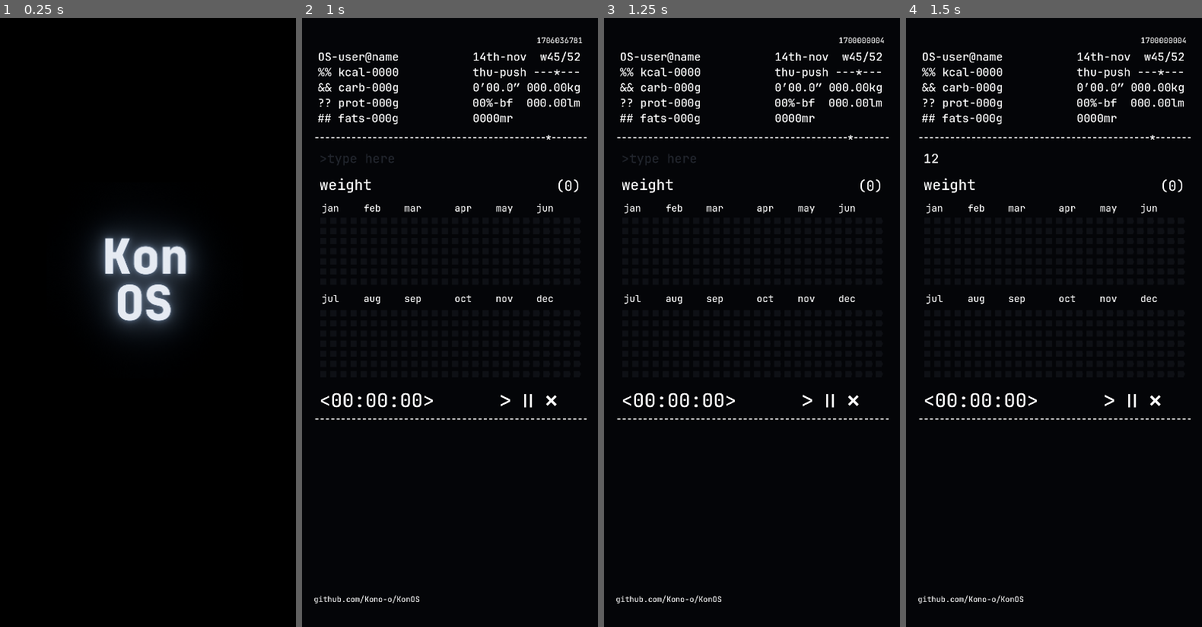
Above: before the commit, frames 1-4 (left to right).
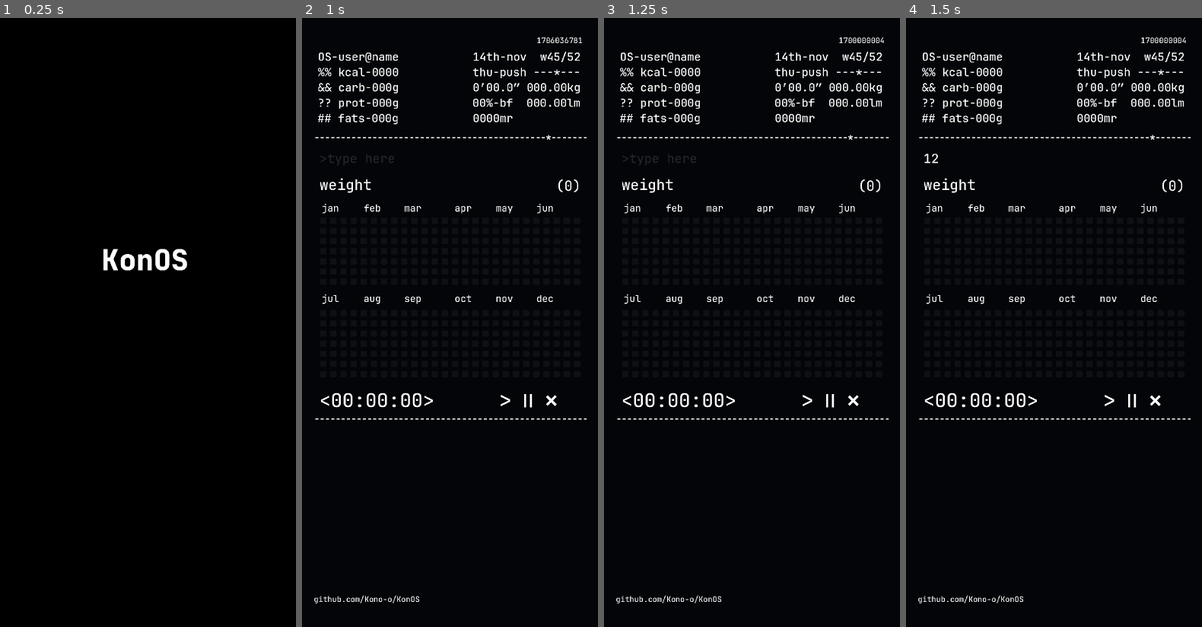
Above: after the commit, the same moments.

Repository: Kono-o/KonOS
Game: Godot game, scene res://src/scenes/boot.tscn
The game is run twice, just before and just after one commit, with the same random seed, the same clock (stepped at 60 frames per second) and the same inputs.
Inputs (mouse positions are in pixels of both pictures, inside the frame that each line leads up to):
- Up to frame 1 (0.25 s): no input
- Up to frame 2 (1 s): tap Enter (enter) at 0.5, 0.6 s; move the mouse to (515, 292) at 0.52 s
- Up to frame 3 (1.25 s): no input
- Up to frame 4 (1.5 s): click (1056, 158) at 1.27 s; type "12" at 1.35 s

The runs differ from the first frame. In frame 1, 5.0% of the frame differs, in the area x 30-68%, y 34-52%; in frame 2, nothing differs; in frame 3, nothing differs; in frame 4, nothing differs.

Commit message:
boot menu

Diff:
--- a/src/scenes/boot.tscn
+++ b/src/scenes/boot.tscn
@@ -1,7 +1,12 @@
-[gd_scene load_steps=3 format=3 uid="uid://dt0cahnurbkam"]
+[gd_scene load_steps=5 format=3 uid="uid://dt0cahnurbkam"]
 
 [ext_resource type="Texture2D" uid="uid://chr4bp3unjgyw" path="res://src/sprites/icon.png" id="1_5rb5v"]
 [ext_resource type="Script" path="res://src/scripts/boot.gd" id="1_vc5o7"]
+[ext_resource type="FontFile" uid="uid://b6h4ehv1ic52r" path="res://src/fonts/JBM-NL-bold.ttf" id="3_wtip2"]
+
+[sub_resource type="LabelSettings" id="LabelSettings_2p0xp"]
+font = ExtResource("3_wtip2")
+font_size = 106
 
 [node name="Boot" type="Node2D"]
 script = ExtResource("1_vc5o7")
@@ -22,6 +27,7 @@
 color = Color(0, 0, 0, 1)
 
 [node name="TextureRect" type="TextureRect" parent="."]
+visible = false
 offset_left = 171.0
 offset_top = 600.0
 offset_right = 886.0
@@ -32,4 +38,12 @@
 one_shot = true
 autostart = true
 
+[node name="Label" type="Label" parent="."]
+offset_left = 370.0
+offset_top = 811.0
+offset_right = 690.0
+offset_bottom = 952.0
+text = "KonOS	"
+label_settings = SubResource("LabelSettings_2p0xp")
+
 [connection signal="timeout" from="Timer" to="." method="bootTimeout"]
--- a/src/scripts/terminal.gd
+++ b/src/scripts/terminal.gd
@@ -60,7 +60,6 @@
 		update_user.emit(keywordArray[1])
 
 	if funcFinder(keywordArray[0],heightFunctions):
-		print(keywordArray[1])
 		update_height.emit(float(keywordArray[1]))
 
 	if funcFinder(keywordArray[0],bfFunctions):
Binary file added: src/fonts/JBM-NL-bold.ttf
